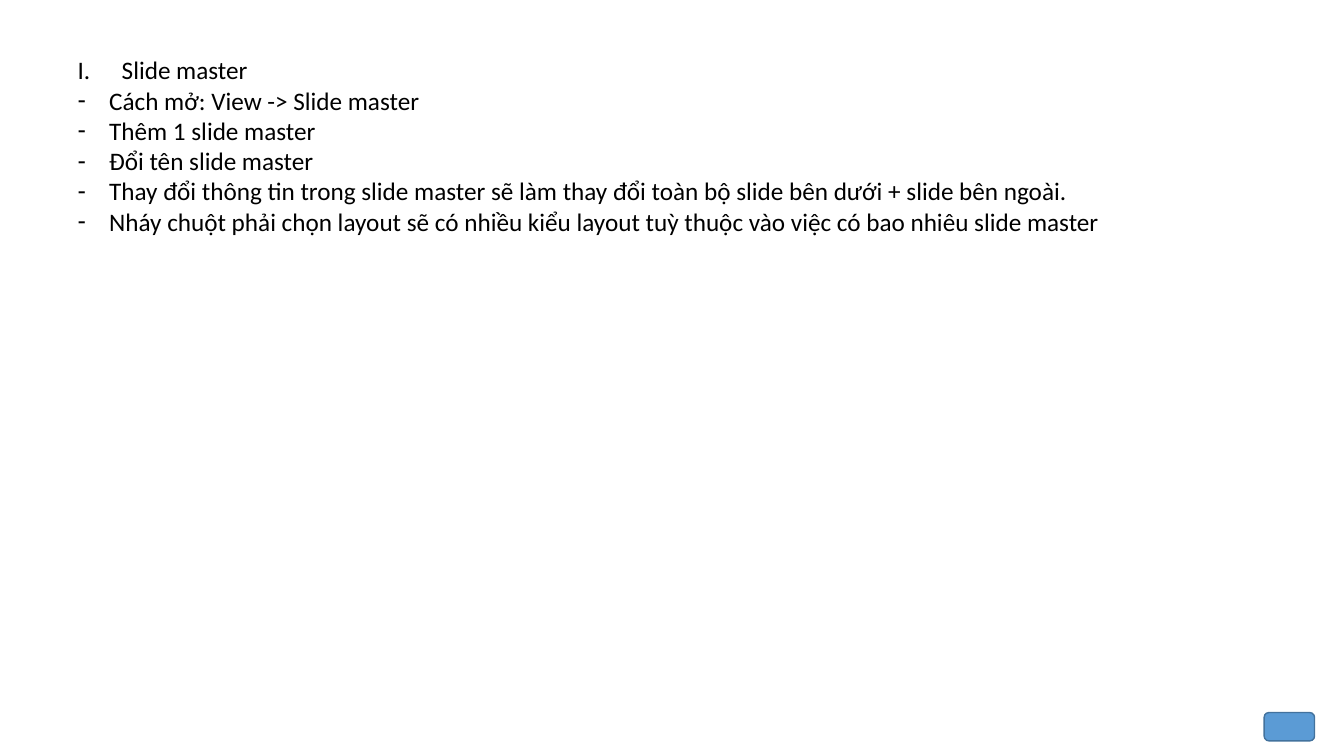
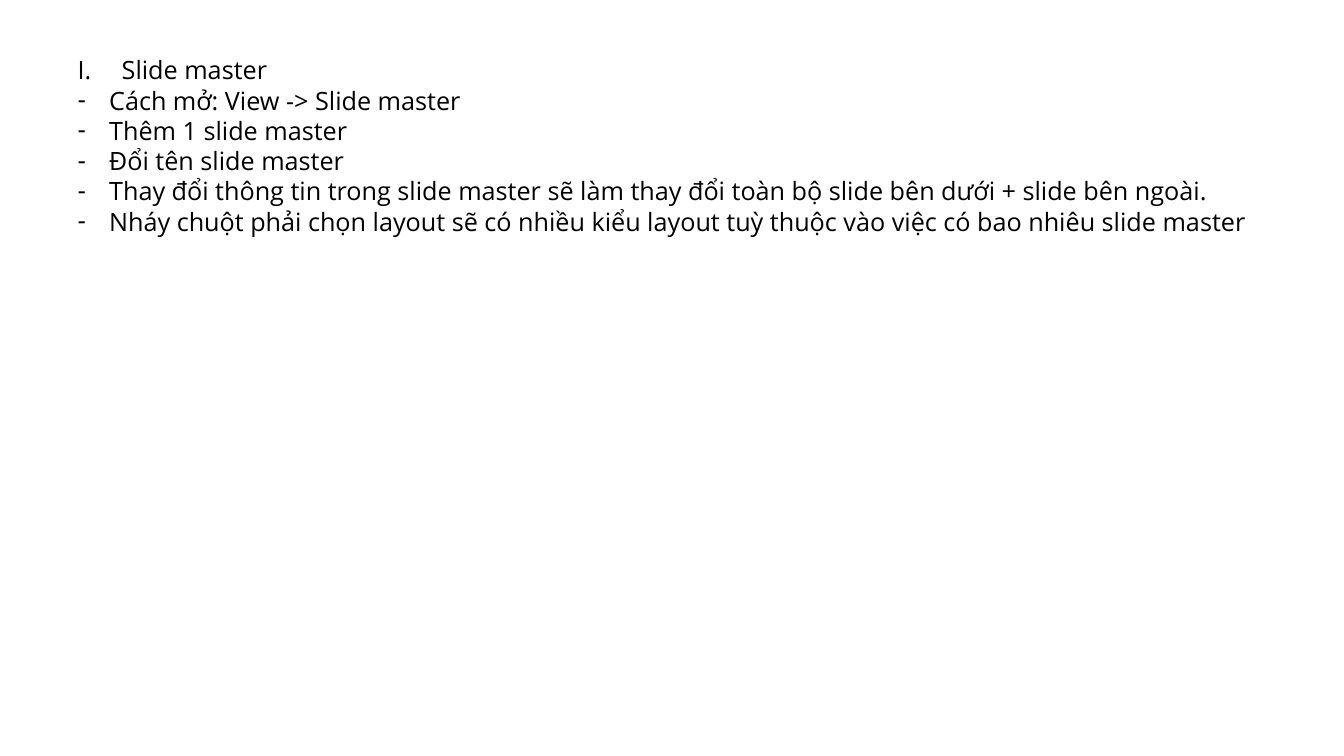
Before and after one commit to tranthanhbinh2603/PPTmasterclassV6_Powerpoint_from_A_to_Z, a slide deck: slide 1 of Section 5 - Creating Templates/Learning.pptx. Drawn at 1344x756 pixels with LibreOffice and Linux fonts; fonts in the diff are those of the drawing. Boxes give left, top, right and bottom in pixels: in the first picture for what was removed or moved away, otherwise in the second. Text is boxed around its words. In the diff, an @@ line names an element or a change of style, - is before the commit and + after.

```diff
--- a/Section 5 - Creating Templates/Learning.pptx
+++ b/Section 5 - Creating Templates/Learning.pptx
@@ text "Slide master" at [109, 60, 1246, 237]: font Calibri to Open Sans @@
@@ rounded rectangle removed at [1264, 713, 1315, 741] @@
```
Also in this commit, not shown: 2 other slides changed, 7 slides added, 2 other files.
